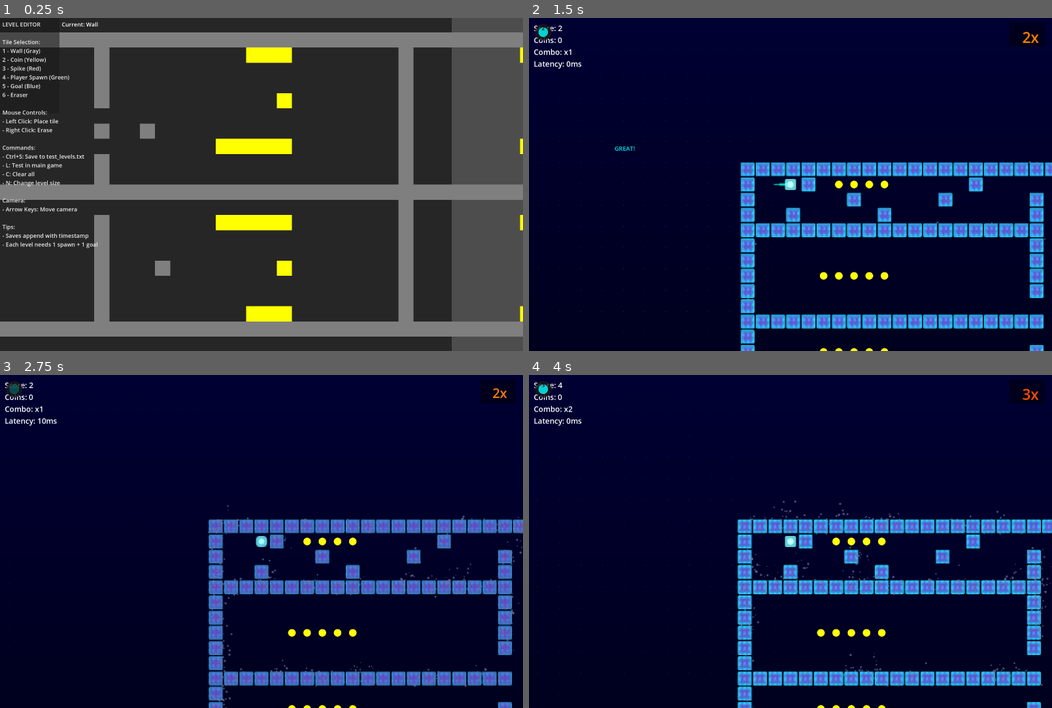
Above: before the commit, frames 1-4 (two rows, left to right).
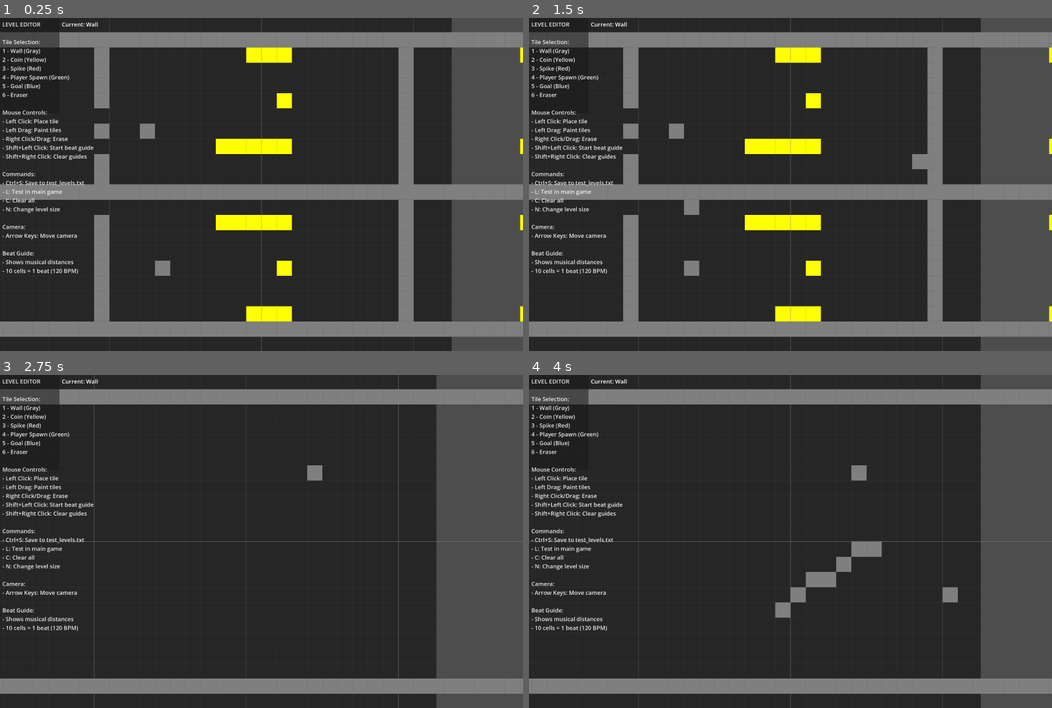
Above: after the commit, the same moments.

Repository: rubiconRiver/tomb-of-the-mask-clone
Game: Godot game, scene res://scenes/level_editor/LevelEditor.tscn
The game is run twice, just before and just after one commit, with the same random seed, the same clock (stepped at 60 frames per second) and the same inputs. This scene is started directly instead of the project's main scene.
Inputs (mouse positions are in pixels of both pictures, inside the frame that each line leads up to):
- Up to frame 1 (0.25 s): no input
- Up to frame 2 (1.5 s): tap Enter at 0.5 s; move the mouse to (905, 167) at 0.52 s; hold Right (ui_right) 0.53-1.25 s; hold M 0.53-1.25 s; click (905, 167) at 0.67 s; tap L at 0.8 s; tap Space at 1.25 s; drag from (685, 201) to (868, 184) at 1.27 s
- Up to frame 3 (2.75 s): move the mouse to (313, 468) at 2.02 s; hold Right (ui_right) from 2.03 s (still down); tap C at 2.1 s; click (313, 468) at 2.17 s; tap R at 2.3 s
- Up to frame 4 (4 s): release Right (ui_right) at 2.75 s; drag from (764, 608) to (853, 541) at 2.77 s; move the mouse to (947, 591) at 3.52 s; hold Left (ui_left) from 3.53 s (still down); hold M from 3.53 s (still down); click (947, 591) at 3.67 s; tap L at 3.8 s

The runs differ from the first frame. In frame 1, 1.8% of the frame differs, in the area x 0-100%, y 4-96%; in frame 2, 100%, in the area x 0-100%, y 0-100%; in frame 3, 100%; in frame 4, 100%.

Commit message:
more level updates

Diff:
--- a/scenes/level_editor/LevelEditor.tscn
+++ b/scenes/level_editor/LevelEditor.tscn
@@ -1,6 +1,7 @@
-[gd_scene load_steps=3 format=3 uid="uid://t5cl84b1nyd8"]
+[gd_scene load_steps=4 format=3 uid="uid://t5cl84b1nyd8"]
 
 [ext_resource type="Script" uid="uid://cxrjxmyr60n3a" path="res://scripts/tools/LevelEditor.gd" id="1"]
+[ext_resource type="Script" uid="uid://by1b4nvcpa8sp" path="res://scripts/tools/GridOverlay.gd" id="2"]
 
 [sub_resource type="LabelSettings" id="1"]
 font_size = 24
@@ -9,6 +10,7 @@
 script = ExtResource("1")
 
 [node name="Grid" type="Node2D" parent="."]
+script = ExtResource("2")
 
 [node name="UI" type="CanvasLayer" parent="."]
 
@@ -35,7 +37,10 @@
 
 Mouse Controls:
 - Left Click: Place tile
-- Right Click: Erase
+- Left Drag: Paint tiles
+- Right Click/Drag: Erase
+- Shift+Left Click: Start beat guide
+- Shift+Right Click: Clear guides
 
 Commands:
 - Ctrl+S: Save to test_levels.txt
@@ -46,9 +51,9 @@
 Camera:
 - Arrow Keys: Move camera
 
-Tips:
-- Saves append with timestamp
-- Each level needs 1 spawn + 1 goal"
+Beat Guide:
+- Shows musical distances
+- 10 cells = 1 beat (120 BPM)"
 label_settings = SubResource("1")
 
 [node name="CurrentTile" type="Label" parent="UI"]
--- a/scripts/GameManager.gd
+++ b/scripts/GameManager.gd
@@ -97,7 +97,7 @@
 	if ui_layer:
 		ui_layer.add_child(beat_indicator)
 
-	beat_occurred.connect(beat_indicator.pulse)
+	# Don't auto-connect, we'll call manually based on beat type
 
 func setup_beat_timeline():
 	beat_timeline = beat_timeline_script.new()
@@ -211,8 +211,10 @@
 		print("Audio latency offset: ", audio_latency_offset * 1000, "ms")
 
 
-	# Return to level editor with L key when launched from editor
-	if Input.is_key_pressed(KEY_L) and LevelEditorData.is_launched_from_editor():
+	# Return to level editor with M key when launched from editor
+	if Input.is_key_pressed(KEY_M) and LevelEditorData.is_launched_from_editor():
+		print("M key pressed - checking if we should return to editor")
+		print("Is launched from editor: ", LevelEditorData.is_launched_from_editor())
 		return_to_level_editor()
 		return  # Prevent further processing this frame
 
@@ -318,6 +320,13 @@
 func _on_beat():
 	emit_signal("beat_occurred")
 
+	# Update beat indicator with appropriate pulse strength
+	if beat_indicator:
+		if beat_count % 4 == 0:
+			beat_indicator.pulse_strong()
+		else:
+			beat_indicator.pulse()
+
 	# Check if this is a 4th beat and we haven't moved
 	if beat_count % 4 == 0 and beat_count > 0:
 		# Check if we've made a successful move since the last 4th beat
@@ -340,12 +349,19 @@
 		play_wall_hit_tom_fill()
 		pending_wall_hits -= 1
 
-	# Pulse the background
+	# Pulse the background - stronger pulse on 4th beat (whole note)
 	var background = get_node_or_null("Background")
 	if background and background.material:
 		var tween = get_tree().create_tween()
-		tween.tween_property(background.material, "shader_parameter/pulse_strength", 0.6, 0.1)
-		tween.tween_property(background.material, "shader_parameter/pulse_strength", 0.3, 0.3)
+
+		if beat_count % 4 == 0:
+			# Whole note - much stronger pulse
+			tween.tween_property(background.material, "shader_parameter/pulse_strength", 1.0, 0.1)
+			tween.tween_property(background.material, "shader_parameter/pulse_strength", 0.3, 0.4)
+		else:
+			# Regular beats - normal pulse
+			tween.tween_property(background.material, "shader_parameter/pulse_strength", 0.6, 0.1)
+			tween.tween_property(background.material, "shader_parameter/pulse_strength", 0.3, 0.3)
 
 func play_beat_sound():
 	if not beat_audio or not beat_audio.stream:
@@ -777,14 +793,20 @@
 		style_score_manager.reset_score()
 
 func return_to_menu():
-	# For now, just restart the game
-	start_game()
+	# If launched from editor, go back to editor instead
+	if LevelEditorData.is_launched_from_editor():
+		return_to_level_editor()
+	else:
+		# For now, just restart the game
+		start_game()
 
 func return_to_level_editor():
-	print("Returning to level editor...")
+	print("=== RETURNING TO LEVEL EDITOR ===")
+	print("Has backup: ", LevelEditorData.get_editor_backup() != null)
 
 	# Clear the launched from editor flag
 	LevelEditorData.set_launched_from_editor(false)
+	print("Cleared launched from editor flag")
 
 	# Reset viewport settings for editor
 	get_window().content_scale_mode = Window.CONTENT_SCALE_MODE_DISABLED
@@ -792,8 +814,14 @@
 	get_window().size = Vector2i(2200, 1400)
 
 	# Switch back to level editor
-	var editor_scene = preload("res://scenes/level_editor/LevelEditor.tscn")
-	get_tree().change_scene_to_packed(editor_scene)
+	print("Loading level editor scene...")
+	var editor_scene = load("res://scenes/level_editor/LevelEditor.tscn")
+	if editor_scene:
+		print("Editor scene loaded successfully")
+		get_tree().change_scene_to_packed(editor_scene)
+		print("Scene change initiated")
+	else:
+		print("ERROR: Failed to load level editor scene")
 
 func _on_goal_reached():
 	if is_level_complete:
--- a/scripts/LevelEditorData.gd
+++ b/scripts/LevelEditorData.gd
@@ -4,6 +4,7 @@
 var custom_level_data = null
 var use_custom_level = false
 var launched_from_editor = false
+var editor_level_backup = null  # Store the tilemap state before testing
 
 func set_custom_level(level_data: Array):
 	custom_level_data = level_data
@@ -25,3 +26,12 @@
 
 func is_launched_from_editor() -> bool:
 	return launched_from_editor
+
+func set_editor_backup(backup_data):
+	editor_level_backup = backup_data
+
+func get_editor_backup():
+	return editor_level_backup
+
+func clear_editor_backup():
+	editor_level_backup = null
--- a/scripts/levels/LevelTemplates.gd
+++ b/scripts/levels/LevelTemplates.gd
@@ -63,29 +63,41 @@
 	return template
 
 static func get_level_1() -> Array:
-	# "First Level" - Simple zigzag with proper walls
-	# Movement path with coins showing the way
+	# "Beat-Aligned Level" - Each move is exactly 10 cells (1 beat)
+	# Perfect 6-beat rhythm: Down, Right, Up, Right, Down, Down
 	var template = [
-		"###########",  # Row 0 (bottom)
-		"#....P...##",  # Row 1 - Start, wall on right
-		"#....CCCC##",  # Row 2 - RIGHT: slide to collect coins
-		"#........##",  # Row 3 - Can only go up
-		"##C......##",  # Row 4 - UP: stop at this platform
-		"##CCCCC..##",  # Row 5 - LEFT: slide to collect coins
-		"##.......##",  # Row 6 - Can only go up
-		"##......###",  # Row 7 - UP: stop at this platform
-		"##.....C###",  # Row 8 - RIGHT: short slide
-		"##.....C###",  # Row 9 - Continue up
-		"###C...C###",  # Row 10 - UP: stop at center platform
-		"###CCCC.###",  # Row 11 - LEFT: slide to collect
-		"###.....###",  # Row 12 - Can only go up
-		"###....####",  # Row 13 - UP: stop at platform
-		"###...C####",  # Row 14 - RIGHT: short slide
-		"###...C####",  # Row 15 - Continue up
-		"####..C####",  # Row 16 - UP: near the top
-		"####CCC####",  # Row 17 - LEFT: final coins
-		"####.G.####",  # Row 18 - Goal!
-		"###########"   # Row 19 (top)
+		"#P..........#.......#...........#",
+		"#...............................#",
+		"#...............................#",
+		"#...............................#",
+		"#...............................#",
+		"#...............................#",
+		"#...............................#",
+		"#...............................#",
+		"#...............................#",
+		"#...............................#",
+		"##..........#.......#...........#",
+		"#...............................#",
+		"#...............................#",
+		"#...............................#",
+		"#...............................#",
+		"#...............................#",
+		"#...............................#",
+		"#...............................#",
+		"#...............................#",
+		"#...............................#",
+		"##..........#.......#...........#",
+		"#...............................#",
+		"#...............................#",
+		"#...............................#",
+		"#...............................#",
+		"#...............................#",
+		"#...............................#",
+		"#...............................#",
+		"#...............................#",
+		"#...............................#",
+		"##..........#.......#..........G#",
+		"#################################"
 	]
 	return template
 
--- a/scripts/player/Player.gd
+++ b/scripts/player/Player.gd
@@ -1,7 +1,7 @@
 extends CharacterBody2D
 class_name Player
 
-@export var move_speed = 1400.0
+@export var move_speed = 1280.0  # Exactly 10 cells per beat at 120 BPM
 const GRID_SIZE = 64
 
 var is_moving = false
--- /dev/null
+++ b/scripts/tools/GridOverlay.gd
@@ -0,0 +1,33 @@
+extends Node2D
+
+const GRID_SIZE = 64
+
+func _draw():
+	# Draw grid lines - light lines for each cell, thick lines every 10
+	var grid_area = Rect2(-1000, -1000, 200 * GRID_SIZE, 200 * GRID_SIZE)  # Large area for grid
+
+	# Draw vertical lines
+	for x in range(-50, 150):
+		var line_x = x * GRID_SIZE
+		var color = Color(0.3, 0.3, 0.3, 0.3)  # Light gray
+		var thickness = 1.0
+
+		if x % 10 == 0:
+			# Thicker line every 10 cells
+			color = Color(0.5, 0.5, 0.5, 0.5)
+			thickness = 2.0
+
+		draw_line(Vector2(line_x, grid_area.position.y), Vector2(line_x, grid_area.position.y + grid_area.size.y), color, thickness)
+
+	# Draw horizontal lines
+	for y in range(-50, 150):
+		var line_y = y * GRID_SIZE
+		var color = Color(0.3, 0.3, 0.3, 0.3)  # Light gray
+		var thickness = 1.0
+
+		if y % 10 == 0:
+			# Thicker line every 10 cells
+			color = Color(0.5, 0.5, 0.5, 0.5)
+			thickness = 2.0
+
+		draw_line(Vector2(grid_area.position.x, line_y), Vector2(grid_area.position.x + grid_area.size.x, line_y), color, thickness)
--- a/scripts/tools/LevelEditor.gd
+++ b/scripts/tools/LevelEditor.gd
@@ -31,8 +31,25 @@
 var file_dialog: FileDialog
 var current_filename = ""
 
+# Click and drag support
+var is_dragging = false
+var last_placed_position = Vector2i(-1, -1)
+
+# Musical note guides
+var show_beat_guides = true
+var guide_origin = Vector2i(-1, -1)  # Where the guide starts
+var guide_destination = Vector2i(-1, -1)  # Where it ends
+var is_placing_guide = false
+const CELLS_PER_BEAT = 10  # At 1280 speed, 120 BPM
+const BEAT_GUIDE_COLORS = {
+	1: Color(0.3, 0.8, 0.3, 0.3),   # Quarter note - green
+	2: Color(0.3, 0.3, 0.8, 0.3),   # Half note - blue
+	4: Color(0.8, 0.3, 0.8, 0.3)    # Whole note - magenta
+}
+
 @onready var ui_layer = $UI
 @onready var instructions_panel = $UI/Instructions
+@onready var grid_node = $Grid
 
 func _ready():
 	# Override project's mobile viewport settings for level editor
@@ -71,8 +88,26 @@
 	setup_camera()
 	setup_file_dialog()
 
-	# Load the big level by default
-	load_big_level()
+	# Make sure grid draws on top of tilemap
+	if grid_node:
+		grid_node.z_index = 10  # Draw on top of everything
+
+	# Check if we're returning from testing a level
+	print("=== LEVEL EDITOR STARTING ===")
+	var backup = LevelEditorData.get_editor_backup()
+	if backup:
+		print("Found backup - restoring previous work")
+		restore_from_backup(backup)
+		LevelEditorData.clear_editor_backup()
+	else:
+		print("No backup found - loading default level")
+		# Load the big level by default
+		load_big_level()
+
+	# Force initial grid draw
+	queue_redraw()
+	if grid_node:
+		grid_node.queue_redraw()
 
 	print("Level Editor Ready!")
 	print("Keys 1-5: Tile types (6: Eraser) | Click: Place | Right-click: Erase")
@@ -172,26 +207,89 @@
 			KEY_UP:
 				if camera:
 					camera.position.y -= GRID_SIZE
+					queue_redraw()
+					if grid_node:
+						grid_node.queue_redraw()
 			KEY_LEFT:
 				if camera:
 					camera.position.x -= GRID_SIZE
+					queue_redraw()
+					if grid_node:
+						grid_node.queue_redraw()
 			KEY_DOWN:
 				if camera:
 					camera.position.y += GRID_SIZE
+					queue_redraw()
+					if grid_node:
+						grid_node.queue_redraw()
 			KEY_RIGHT:
 				if camera:
 					camera.position.x += GRID_SIZE
+					queue_redraw()
+					if grid_node:
+						grid_node.queue_redraw()
 
 	# Handle mouse input for tile placement
 	if event is InputEventMouseButton:
 		var grid_pos = world_to_grid(get_global_mouse_position())
 
-		if is_valid_grid_position(grid_pos):
+		if event.button_index == MOUSE_BUTTON_LEFT:
 			if event.pressed:
-				if event.button_index == MOUSE_BUTTON_LEFT:
+				# Start dragging or place guide origin
+				if event.shift_pressed:
+					# Beat guide mode
+					guide_origin = grid_pos
+					is_placing_guide = true
+					queue_redraw()
+				else:
+					# Normal tile placement with drag support
+					is_dragging = true
+					last_placed_position = Vector2i(-1, -1)
+					if is_valid_grid_position(grid_pos):
+						place_tile(grid_pos, current_tile_type)
+						last_placed_position = grid_pos
+			else:
+				# Release - stop dragging or place guide destination
+				if is_placing_guide:
+					guide_destination = grid_pos
+					is_placing_guide = false
+					# Optionally place a wall at the destination
+					if is_valid_grid_position(grid_pos):
+						place_tile(grid_pos, TileType.WALL)
+					queue_redraw()
+				else:
+					is_dragging = false
+
+		elif event.button_index == MOUSE_BUTTON_RIGHT:
+			if event.pressed:
+				# Right click to erase or clear guides
+				if event.shift_pressed:
+					# Clear beat guides
+					guide_origin = Vector2i(-1, -1)
+					guide_destination = Vector2i(-1, -1)
+					queue_redraw()
+				else:
+					# Start erase dragging
+					is_dragging = true
+					last_placed_position = Vector2i(-1, -1)
+					if is_valid_grid_position(grid_pos):
+						place_tile(grid_pos, TileType.EMPTY)
+						last_placed_position = grid_pos
+			else:
+				is_dragging = false
+
+	# Handle mouse motion for dragging
+	elif event is InputEventMouseMotion:
+		if is_dragging:
+			var grid_pos = world_to_grid(get_global_mouse_position())
+			if is_valid_grid_position(grid_pos) and grid_pos != last_placed_position:
+				if Input.is_mouse_button_pressed(MOUSE_BUTTON_LEFT):
 					place_tile(grid_pos, current_tile_type)
-				elif event.button_index == MOUSE_BUTTON_RIGHT:
+				elif Input.is_mouse_button_pressed(MOUSE_BUTTON_RIGHT):
 					place_tile(grid_pos, TileType.EMPTY)
+				last_placed_position = grid_pos
+		elif is_placing_guide:
+			queue_redraw()  # Update the guide line as mouse moves
 
 func world_to_grid(world_pos: Vector2) -> Vector2i:
 	return Vector2i(int(world_pos.x / GRID_SIZE), int(world_pos.y / GRID_SIZE))
@@ -229,6 +327,45 @@
 func update_current_tile_display():
 	if current_tile_label:
 		current_tile_label.text = "Current: " + get_tile_type_name(current_tile_type)
+
+func _draw():
+	# Draw beat guides
+	if show_beat_guides and guide_origin != Vector2i(-1, -1):
+		var start_pos = Vector2(guide_origin) * GRID_SIZE + Vector2(GRID_SIZE/2, GRID_SIZE/2)
+		var end_pos = Vector2(guide_destination) * GRID_SIZE + Vector2(GRID_SIZE/2, GRID_SIZE/2)
+
+		if is_placing_guide:
+			# While placing, use mouse position
+			end_pos = get_global_mouse_position()
+
+		# Draw the guide line
+		draw_line(start_pos, end_pos, Color(1.0, 1.0, 0.0, 0.8), 3.0)
+
+		# Calculate distance and show beat markers
+		var distance = start_pos.distance_to(end_pos)
+		var cells = int(distance / GRID_SIZE)
+		var beats = float(cells) / CELLS_PER_BEAT
+
+		# Draw beat markers along the line
+		for i in range(1, 5):  # Show up to 4 beats
+			var beat_distance = i * CELLS_PER_BEAT * GRID_SIZE
+			if beat_distance < distance:
+				var t = beat_distance / distance
+				var marker_pos = start_pos.lerp(end_pos, t)
+				var color = BEAT_GUIDE_COLORS.get(i, Color.WHITE)
+				draw_circle(marker_pos, 8, color)
+				draw_circle(marker_pos, 6, Color.BLACK)
+
+				# Draw beat number
+				var font = ThemeDB.fallback_font
+				var text = str(i)
+				draw_string(font, marker_pos - Vector2(4, -4), text, HORIZONTAL_ALIGNMENT_CENTER, -1, 12, Color.WHITE)
+
+		# Show distance info
+		var mid_point = start_pos.lerp(end_pos, 0.5)
+		var font = ThemeDB.fallback_font
+		var info_text = "%d cells (%.1f beats)" % [cells, beats]
+		draw_string(font, mid_point + Vector2(10, -10), info_text, HORIZONTAL_ALIGNMENT_LEFT, -1, 16, Color.YELLOW)
 
 func load_big_level():
 	print("Loading big level...")
@@ -265,6 +402,11 @@
 	# Center camera on the loaded level
 	camera.position = Vector2(level_width * GRID_SIZE / 2, level_height * GRID_SIZE / 2)
 
+	# Redraw to show grid
+	queue_redraw()
+	if grid_node:
+		grid_node.queue_redraw()
+
 func clear_level():
 	print("Clearing level...")
 	# Clear all tiles
@@ -277,6 +419,11 @@
 		for x in range(level_width):
 			if x == 0 or x == level_width - 1 or y == 0 or y == level_height - 1:
 				tilemap.set_cell(0, Vector2i(x, y), 0, Vector2i(TileType.WALL, 0))
+
+	# Redraw to show grid
+	queue_redraw()
+	if grid_node:
+		grid_node.queue_redraw()
 
 func save_level():
 	print("Saving level...")
@@ -345,7 +492,8 @@
 		print("Failed to save level!")
 
 func load_into_game():
-	print("Loading level into main game...")
+	print("=== LOADING LEVEL INTO GAME ===")
+	print("Current level dimensions: ", level_width, "x", level_height)
 
 	# Validate level has player spawn
 	var has_player_spawn = false
@@ -387,9 +535,28 @@
 			row.append(cell_type)
 		level_data.append(row)
 
-	# Store level data in singleton
+	# Create backup of current tilemap state
+	var backup = {}
+	backup.width = level_width
+	backup.height = level_height
+	backup.tiles = []
+
+	for y in range(level_height):
+		var row = []
+		for x in range(level_width):
+			var atlas_coords = tilemap.get_cell_atlas_coords(0, Vector2i(x, y))
+			if atlas_coords == Vector2i(-1, -1):
+				row.append(-1)  # Empty
+			else:
+				row.append(atlas_coords.x)  # Store tile type
+		backup.tiles.append(row)
+
+	# Store backup and level data in singleton
+	print("Storing level backup with ", backup.tiles.size(), " rows")
+	LevelEditorData.set_editor_backup(backup)
 	LevelEditorData.set_custom_level(level_data)
 	LevelEditorData.set_launched_from_editor(true)
+	print("Set launched from editor flag = true")
 
 	# Restore mobile viewport settings before switching to main game
 	get_window().content_scale_mode = Window.CONTENT_SCALE_MODE_VIEWPORT
@@ -397,9 +564,35 @@
 	get_window().size = Vector2i(720, 1560)
 
 	# Switch to main scene with custom level
+	print("Switching to main game scene...")
 	var main_scene = preload("res://scenes/main.tscn")
 	get_tree().change_scene_to_packed(main_scene)
-
+	print("Scene change initiated - press M in game to return")
+
+
+func restore_from_backup(backup):
+	print("Restoring level from backup...")
+	print("Backup dimensions: ", backup.width, "x", backup.height)
+	print("Backup has ", backup.tiles.size(), " rows")
+
+	# Update level dimensions
+	level_width = backup.width
+	level_height = backup.height
+
+	# Clear existing tiles
+	tilemap.clear()
+
+	# Restore tiles from backup
+	for y in range(backup.tiles.size()):
+		var row = backup.tiles[y]
+		for x in range(row.size()):
+			var tile_type = row[x]
+			if tile_type != -1:
+				tilemap.set_cell(0, Vector2i(x, y), 0, Vector2i(tile_type, 0))
+
+	# Center camera on the restored level
+	camera.position = Vector2(level_width * GRID_SIZE / 2, level_height * GRID_SIZE / 2)
+	print("Level restored successfully")
 
 func new_level_dialog():
 	print("Select level size:")
--- a/scripts/ui/BeatIndicator.gd
+++ b/scripts/ui/BeatIndicator.gd
@@ -18,22 +18,27 @@
 	# Draw beat pulse
 	if pulse_timer > 0:
 		var progress = pulse_timer / pulse_duration
+		var is_fourth_beat = (beat_count % 4 == 0)
 
-		# Outer ring that expands
-		var ring_radius = 25 + (1.0 - progress) * 15
+		# Outer ring that expands - bigger on 4th beat
+		var ring_expansion = 15 if not is_fourth_beat else 25
+		var ring_radius = 25 + (1.0 - progress) * ring_expansion
 		var ring_width = 3.0 + progress * 2.0
-		draw_arc(center, ring_radius, 0, TAU, 64, Color(1.0, 1.0, 1.0, progress), ring_width)
+		var ring_color = Color(1.0, 1.0, 1.0, progress) if not is_fourth_beat else Color(1.0, 0.0, 1.0, progress)
+		draw_arc(center, ring_radius, 0, TAU, 64, ring_color, ring_width)
 
-		# Inner filled circle that flashes
+		# Inner filled circle that flashes - different color on 4th beat
 		var inner_radius = 20 + sin(progress * PI) * 5
-		draw_circle(center, inner_radius, Color(0.0, 1.0, 1.0, 0.8 + progress * 0.2))
+		var circle_color = Color(0.0, 1.0, 1.0, 0.8 + progress * 0.2) if not is_fourth_beat else Color(1.0, 0.0, 1.0, 0.9 + progress * 0.1)
+		draw_circle(center, inner_radius, circle_color)
 
-		# Beat number in center
+		# Beat number in center - bigger on 4th beat
 		var font = ThemeDB.fallback_font
-		var text = str(beat_count % 4 + 1)
-		var text_size = font.get_string_size(text, HORIZONTAL_ALIGNMENT_CENTER, -1, 24)
+		var text = "4!" if is_fourth_beat else str((beat_count % 4) + 1)
+		var font_size = 24 if not is_fourth_beat else 32
+		var text_size = font.get_string_size(text, HORIZONTAL_ALIGNMENT_CENTER, -1, font_size)
 		draw_string(font, center - text_size / 2 + Vector2(0, 8), text,
-					HORIZONTAL_ALIGNMENT_CENTER, -1, 24, Color(0.0, 0.0, 0.0, 1.0))
+					HORIZONTAL_ALIGNMENT_CENTER, -1, font_size, Color(0.0, 0.0, 0.0, 1.0))
 	else:
 		# Idle state - small cyan circle
 		draw_circle(center, 20, Color(0.0, 0.5, 0.5, 0.5))
@@ -47,3 +52,9 @@
 	pulse_timer = pulse_duration
 	beat_count += 1
 	queue_redraw()
+
+func pulse_strong():
+	# Longer, stronger pulse for 4th beat
+	pulse_timer = pulse_duration * 1.5
+	beat_count += 1
+	queue_redraw()
Not shown, added: scripts/tools/GridOverlay.gd.uid
